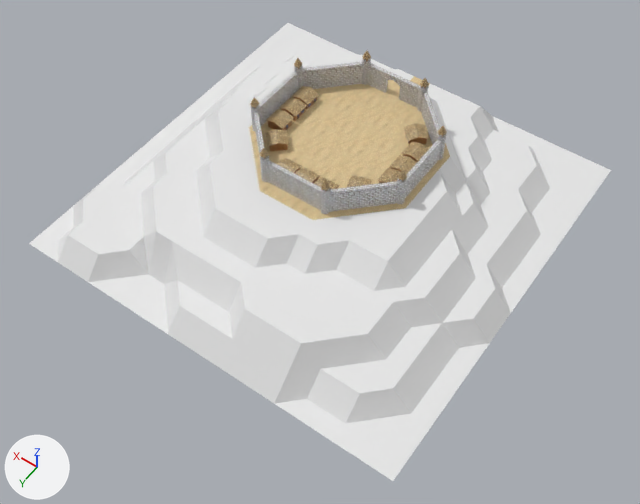
Renders of the COLLADA model res/world/castle/castle.dae from each side of a commit.
Camera for both pictures: a camera (50 mm lens) standing at (-159.0, 230.0, 305.0) and looking at (-14.0, 27.0, -14.0). Lighting does not change. The marker at lower left points along +X, +Y and +Z. Where no turn or scale is listed for an object, it has been applied to the vertices.

The scene before the commit, as lines of its bpy script (objects in view):
```python
mat_grass = principled_material('Grass')
mat_grass.base_color = (0.8, 0.8, 0.8)  # white #e7e7e7
me_cube_003 = bpy.data.meshes.new('Cube.003')
me_cube_003.from_pydata(...)  # a box spanning x -1.0..1.0, y -16.0..16.0, z -6.0..6.0
me_cube_003.materials.append(mat_bricks)  # picture img_bricks_multy_png
me_cube_004 = bpy.data.meshes.new('Cube.004')
me_cube_004.from_pydata(...)  # 8 vertices, 12 faces; spans x -12.0..12.0, y -12.0..12.0, z -6.0..6.0
me_cube_004.materials.append(mat_bricks)  # picture img_bricks_multy_png
me_plane_001 = bpy.data.meshes.new('Plane.001')
me_plane_001.from_pydata(...)  # 484 vertices, 882 faces; spans x -100.0..100.0, y -100.0..100.0, z -31.0..0.0
# faces by material slot: [730, 152]
me_plane_001.materials.append(mat_grass)  # white #e7e7e7
me_plane_001.materials.append(mat_ground)  # picture img_sand_png
ob_cube_003 = bpy.data.objects.new('Cube.003', me_cube_003)
ob_cube_003.location = (39.7, -13.3, 21.0)
ob_cube_004 = bpy.data.objects.new('Cube.004', me_cube_004)
ob_cube_004.location = (28.1, -41.3, 21.0)
ob_plane = bpy.data.objects.new('Plane', me_plane_001)
ob_plane.location = (0.0, 0.0, 15.0)
# also in view: 'Cube.008' at (-27.0, 14.0, 21.0); 'Cube.001' at (0.0, 26.0, 21.0); 'Cube.005' at (0.0, -53.0, 21.0); 'Cube.007' at (-39.0, -14.0, 21.0)
```
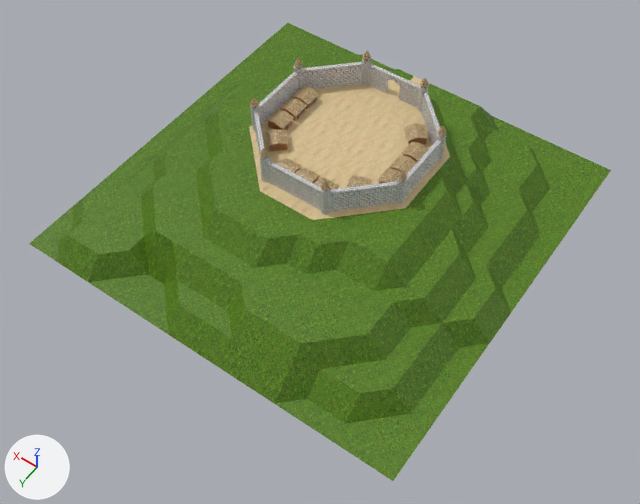
Location of each change, [x1, y1, x2, y2] in pixels of the pictures (640 x 504 px):
```json
{"object": "Plane", "change": "surface changed", "before": [29, 23, 611, 481], "after": [29, 23, 611, 481], "on screen": "white to green"}
```

Scene script edits in JSON lines:
```json
{"op": "add", "block": "img_grass_png", "code": ["img_grass_png = load_image('grass.png', 'grass.png', 300, 300, 'sRGB')"]}
{"op": "remove", "block": "mat_grass", "code": "mat_grass.base_color = (0.8, 0.8, 0.8)  # white #e7e7e7"}
{"op": "add", "block": "mat_grass", "code": "mat_grass.texture = img_grass_png"}
```
